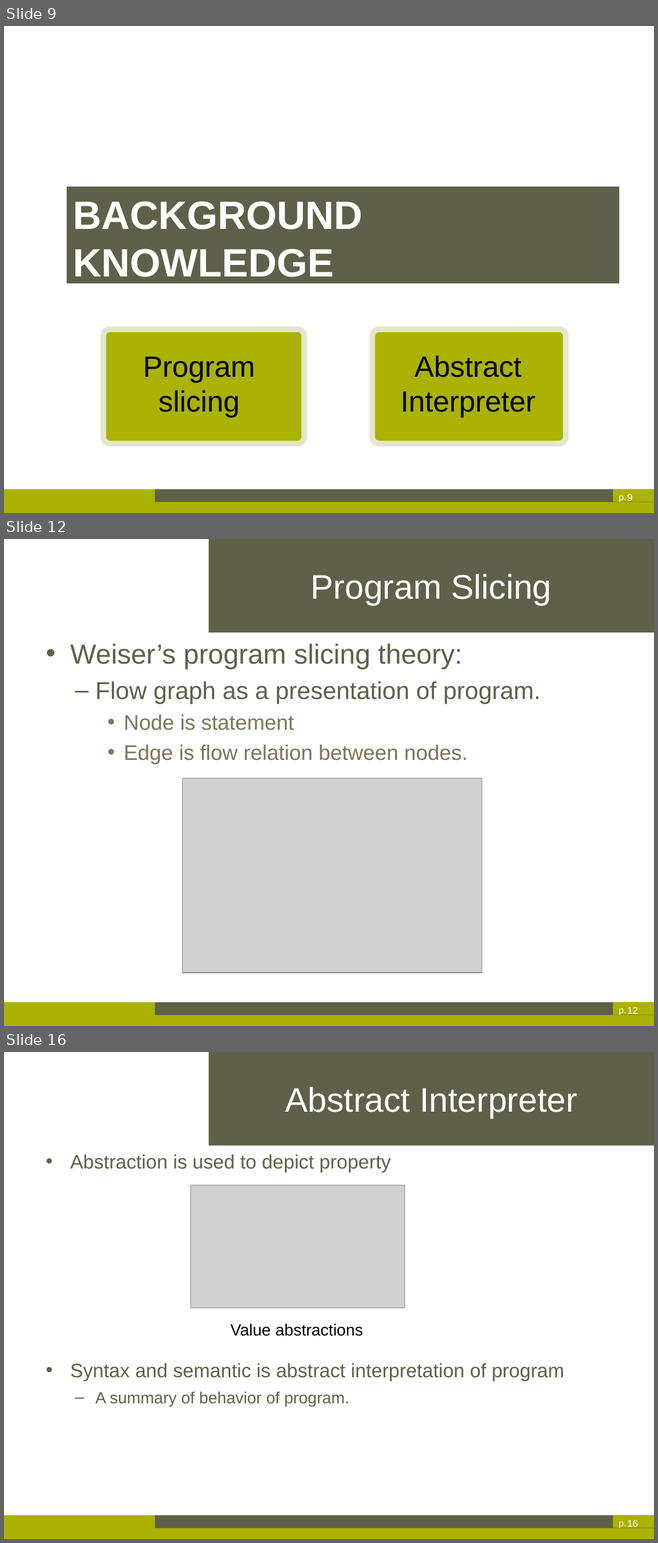
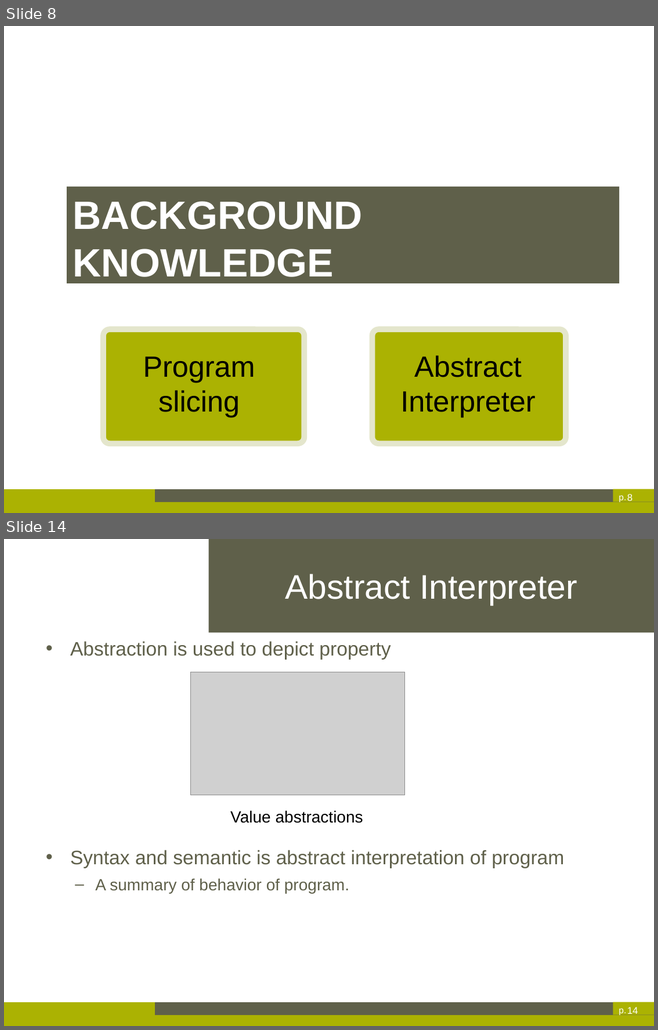
Before and after one commit to axrbao/Thesis-dessertation, a slide deck: Xinran AI-Thesis Presentation.pptx. Shown one above the other, each under a label of ours: slides 9, 12 and 16 before the commit, slides 8 and 14 after it; the slides between them are not shown. The pictures are 658x1543 and 658x1030 pixels, drawn with LibreOffice and Linux fonts; fonts in the diff are those of the drawing; grey boxes stand for pictures; background and template pictures are left out. Boxes give left, top, right and bottom in pixels: in the first picture for what was removed or moved away, otherwise in the second. Text is boxed around its words. In the diff, an @@ line names an element or a change of style, - is before the commit and + after.

```diff
--- a/Xinran AI-Thesis Presentation.pptx
+++ b/Xinran AI-Thesis Presentation.pptx
@@ slide 12 removed at (4,539,654,1026), background #FFFFFF; not listed: 4 template elements that a slide beside it also shows @@
@@ title removed at (209,539,654,632) @@
-Program Slicing
@@ text removed at (70,643,540,765) @@
-• Weiser’s program slicing theory:
-  – Flow graph as a presentation of program.
-    • Node is statement
-    • Edge is flow relation between nodes.
@@ picture removed at (182,778,482,973) @@
@@ page number removed at (627,1007,638,1014) @@
-12
@@ what was slide 9 is now slide 8 @@
@@ page number at (627,494,632,501): text changed @@
-9
+8
@@ what was slide 16 is now slide 14 @@
@@ page number at (627,1007,638,1014): text changed @@
-16
+14
```
Also in this commit, not shown: 17 slides changed, 4 other slides removed.
